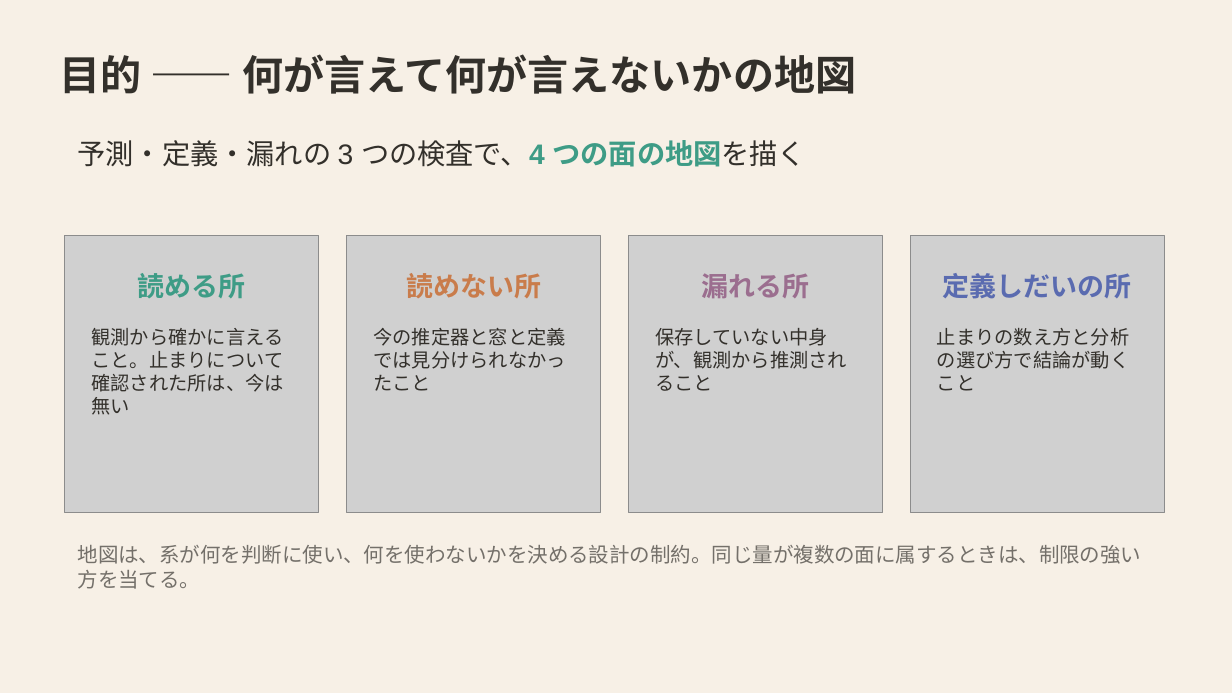
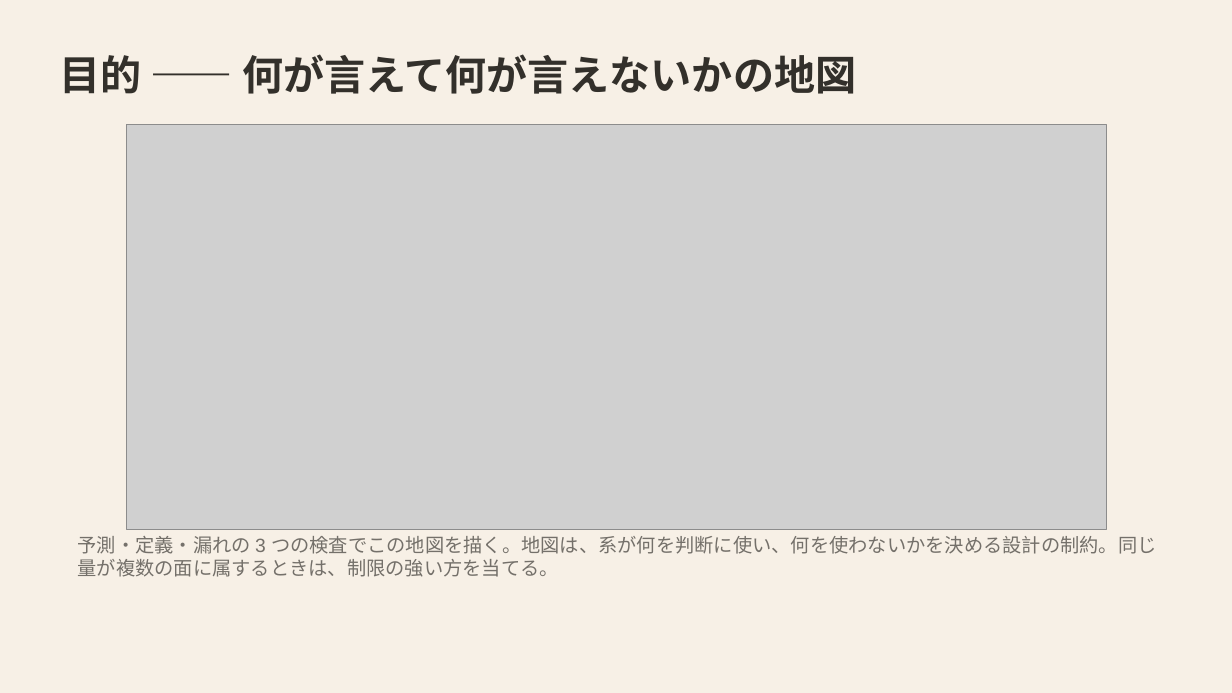
Before and after one commit to mikotomiura/GSE-prototype, a slide deck: slide 5 of docs/slides/project-overview/GSE_project_detail.pptx. Drawn at 1232x693 pixels with LibreOffice and Linux fonts; fonts in the diff are those of the drawing; grey boxes stand for pictures. Boxes give left, top, right and bottom in pixels: in the first picture for what was removed or moved away, otherwise in the second. Text is boxed around its words. In the diff, an @@ line names an element or a change of style, - is before the commit and + after.

```diff
--- a/docs/slides/project-overview/GSE_project_detail.pptx
+++ b/docs/slides/project-overview/GSE_project_detail.pptx
@@ text removed at (78,140,807,167) @@
-予測・定義・漏れの 3 つの検査で、4 つの面の地図を描く
@@ picture added at (127,125,1106,530) @@
@@ picture removed at (65,236,319,513) @@
@@ picture removed at (347,236,601,513) @@
@@ picture removed at (628,236,883,513) @@
@@ picture removed at (910,236,1165,513) @@
@@ text removed at (138,273,246,298) @@
-読める所
@@ text removed at (406,273,541,298) @@
-読めない所
@@ text removed at (701,273,809,298) @@
-漏れる所
@@ text removed at (943,273,1132,299) @@
-定義しだいの所
@@ text removed at (91,328,283,415) @@
-観測から確かに言えること。止まりについて確認された所は、今は無い
@@ text removed at (373,328,565,391) @@
-今の推定器と窓と定義では見分けられなかったこと
@@ text removed at (655,328,847,391) @@
-保存していない中身が、観測から推測されること
@@ text removed at (937,328,1129,391) @@
-止まりの数え方と分析の選び方で結論が動くこと
@@ text at (78,536,1156,577): text changed; size 16 to 15 pt @@
-地図は、系が何を判断に使い、何を使わないかを決める設計の制約。同じ量が複数の面に属するときは、制限の強い方を当てる。
+予測・定義・漏れの 3 つの検査でこの地図を描く。地図は、系が何を判断に使い、何を使わないかを決める設計の制約。同じ量が複数の面に属するときは、制限の強い方を当てる。
```
Also in this commit, not shown: 10 other slides changed, 31 other files.
